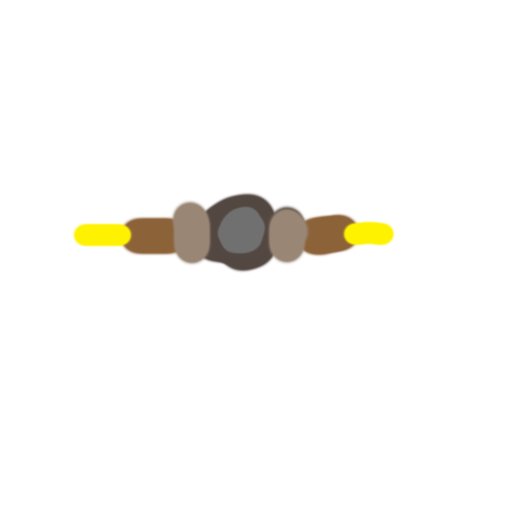
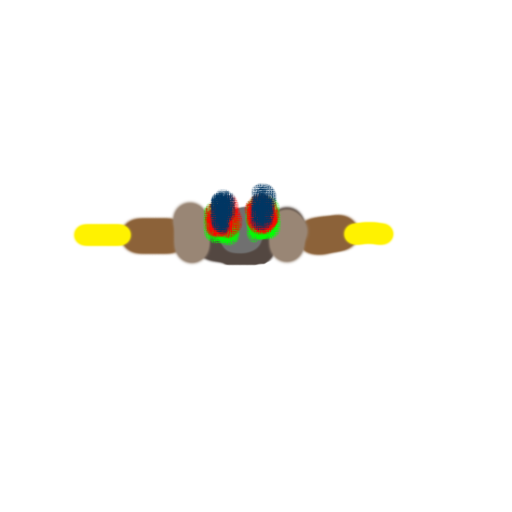
Before/after of a 512 x 512 layered artwork. What changed in the layer stack:
added layer "r_foot" above "l_foot" over [249, 182, 278, 232]
added layer "l_foot" above "r_lower_leg" over [209, 189, 237, 236]
added layer "r_lower_leg" above "l_lower_leg" over [243, 192, 281, 236]
added layer "l_lower_leg" above "r_upper_leg" over [203, 193, 244, 240]
added layer "r_upper_leg" above "l_upper_leg" over [244, 193, 282, 244]
added layer "l_upper_leg" above "head" over [202, 198, 242, 247]
painted on "torso" over [202, 191, 279, 273]
